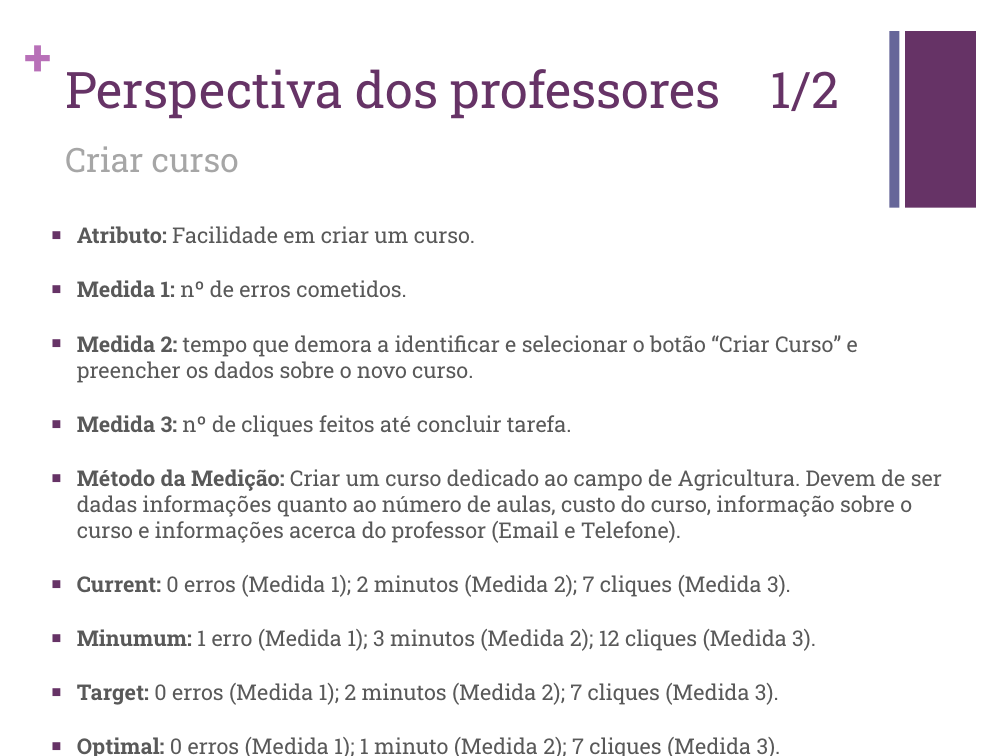
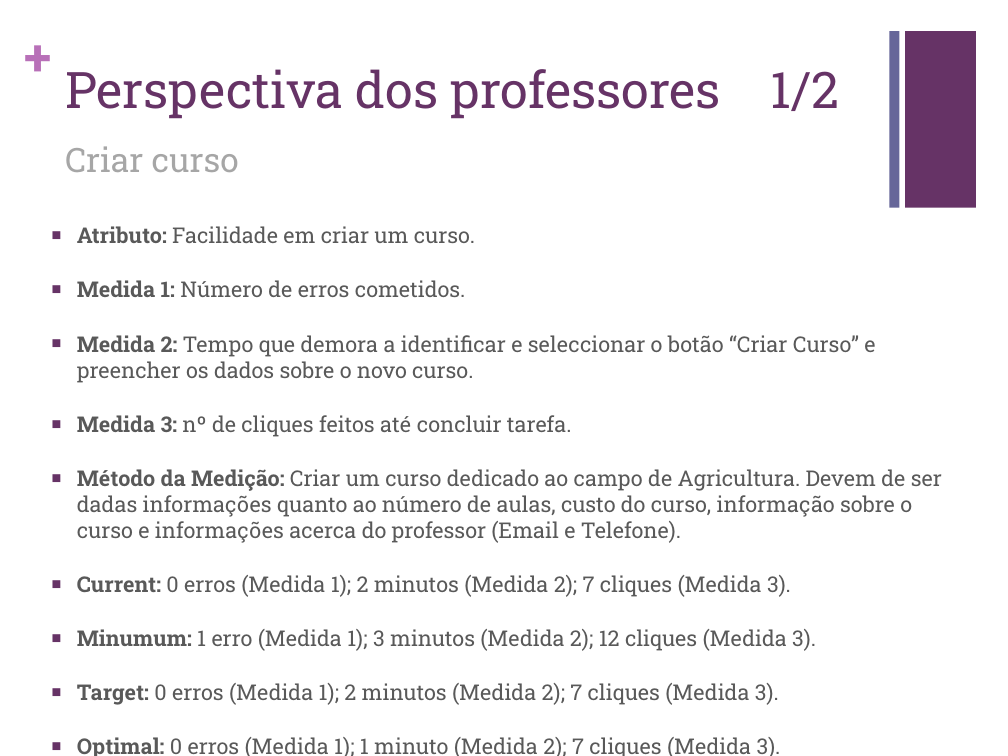
Before and after one commit to carboned4/C_C_U-2015-10, a slide deck: slide 12 of Aula 08/G10 - Apresentacao - Lab08.pptx (slide 10 before the commit). Drawn at 1008x756 pixels with LibreOffice and Linux fonts; fonts in the diff are those of the drawing. Boxes give left, top, right and bottom in pixels: in the first picture for what was removed or moved away, otherwise in the second. Text is boxed around its words. In the diff, an @@ line names an element or a change of style, - is before the commit and + after.

```diff
--- a/Aula 08/G10 - Apresentacao - Lab08.pptx
+++ b/Aula 08/G10 - Apresentacao - Lab08.pptx
@@ text at (77,280,875,383): text changed @@
-■ Medida 1: nº de erros cometidos.
-■ Medida 2: tempo que demora a identificar e selecionar o botão “Criar Curso” e preencher os dados sobre o novo curso.
+■ Medida 1: Número de erros cometidos.
+■ Medida 2: Tempo que demora a identificar e seleccionar o botão “Criar Curso” e preencher os dados sobre o novo curso.
```
Also in this commit, not shown: 7 other slides changed, 2 slides added.
